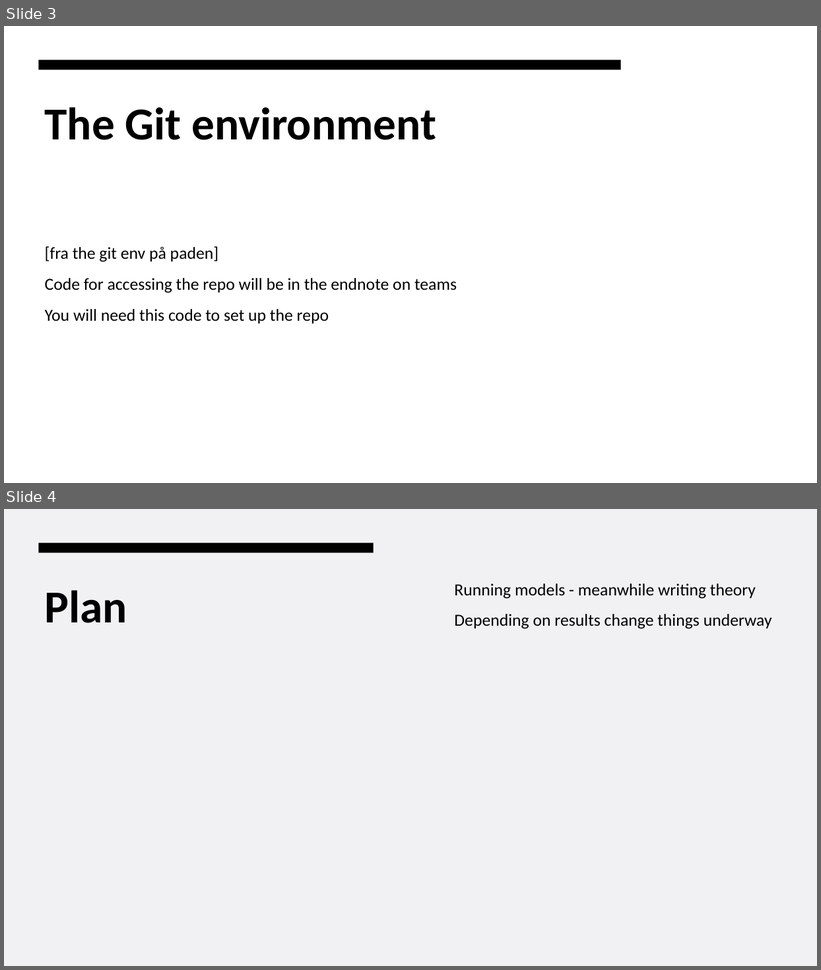
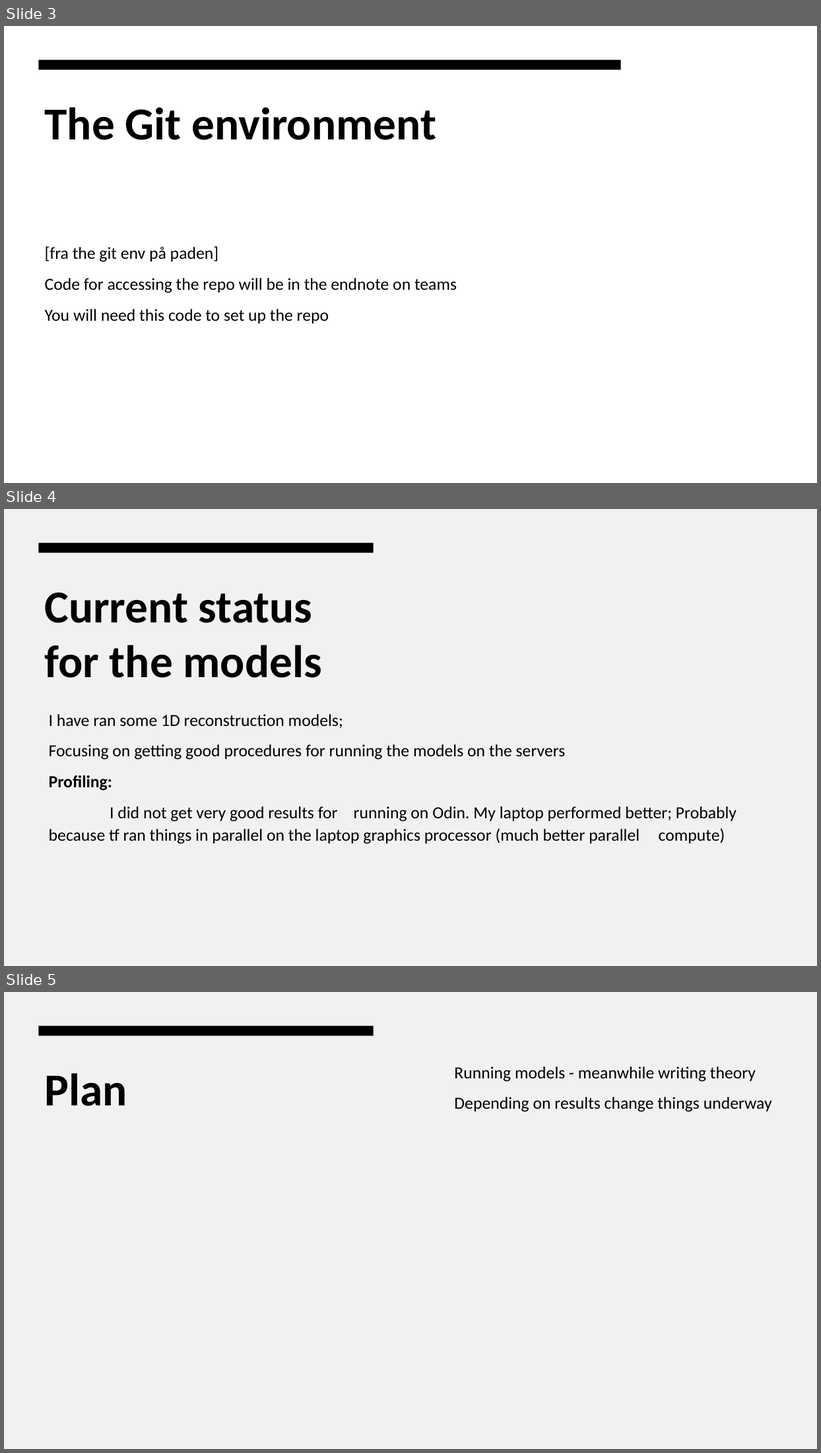
Before and after one commit to sjurmsc/MSC2023, a slide deck: Meeting Presentations/06.10.2022_General_meeting.pptx. Shown one above the other, each under a label of ours: slides 3 and 4 before the commit, slides 3, 4 and 5 after it. The pictures are 821x970 and 821x1453 pixels, drawn with LibreOffice and Linux fonts; fonts in the diff are those of the drawing. Boxes give left, top, right and bottom in pixels: in the first picture for what was removed or moved away, otherwise in the second. Text is boxed around its words. In the diff, an @@ line names an element or a change of style, - is before the commit and + after.

Commit message:
Saving model script in progress

```diff
--- a/Meeting Presentations/06.10.2022_General_meeting.pptx
+++ b/Meeting Presentations/06.10.2022_General_meeting.pptx
@@ slide 4 added at [4,509,817,966], background #F1F0F3; not listed: 1 template element that a slide beside it also shows @@
@@ title added at [45,592,322,678], 54 pt, text #000000, bold @@
+Current status for the models
@@ text added at [49,714,737,844], 20 pt, text #000000 @@
+I have ran some 1D reconstruction models;
+Focusing on getting good procedures for running the models on the servers
+Profiling:
+I did not get very good results for running on Odin. My laptop performed better; Probably because tf ran things in parallel on the laptop graphics processor (much better parallel compute)
@@ what was slide 4 is now slide 5 @@
```
Also in this commit, not shown: 1 slide changed, 3 other files.
